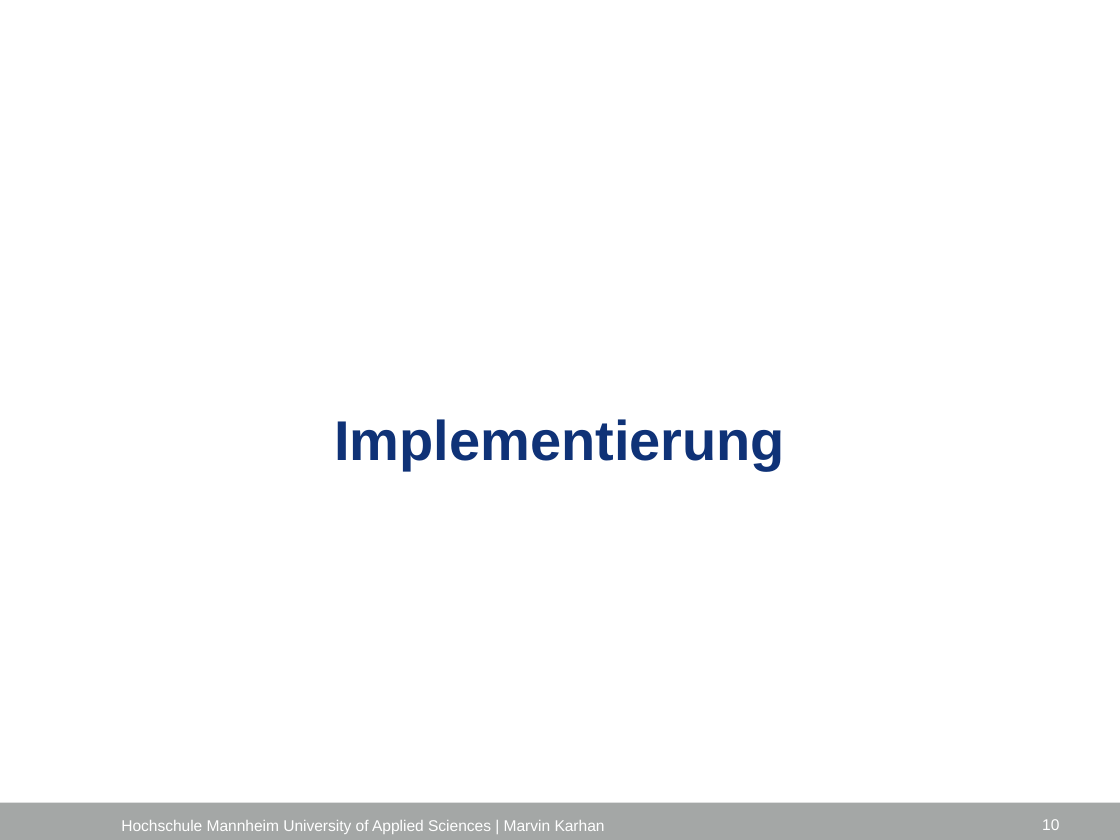
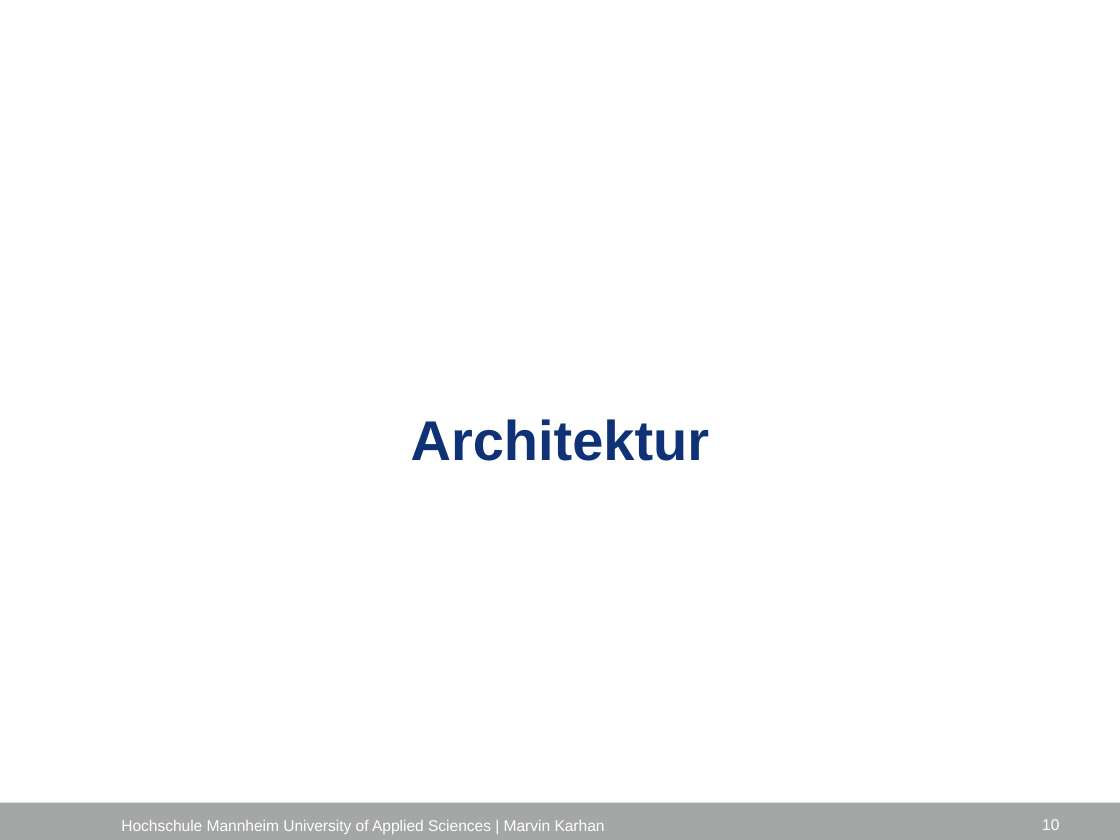
Before and after one commit to marvinkarhan/Bachelorarbeit, a slide deck: slide 10 of latex/Kolloquium/Kolloquium_Marvin_Karhan.pptx. Drawn at 1120x840 pixels with LibreOffice and Linux fonts; fonts in the diff are those of the drawing; background and template pictures are left out. Boxes give left, top, right and bottom in pixels: in the first picture for what was removed or moved away, otherwise in the second. Text is boxed around its words. In the diff, an @@ line names an element or a change of style, - is before the commit and + after.

```diff
--- a/latex/Kolloquium/Kolloquium_Marvin_Karhan.pptx
+++ b/latex/Kolloquium/Kolloquium_Marvin_Karhan.pptx
@@ title at box(411, 419, 710, 461): text changed @@
-Implementierung
+Architektur
```
Also in this commit, not shown: 4 other slides changed.
